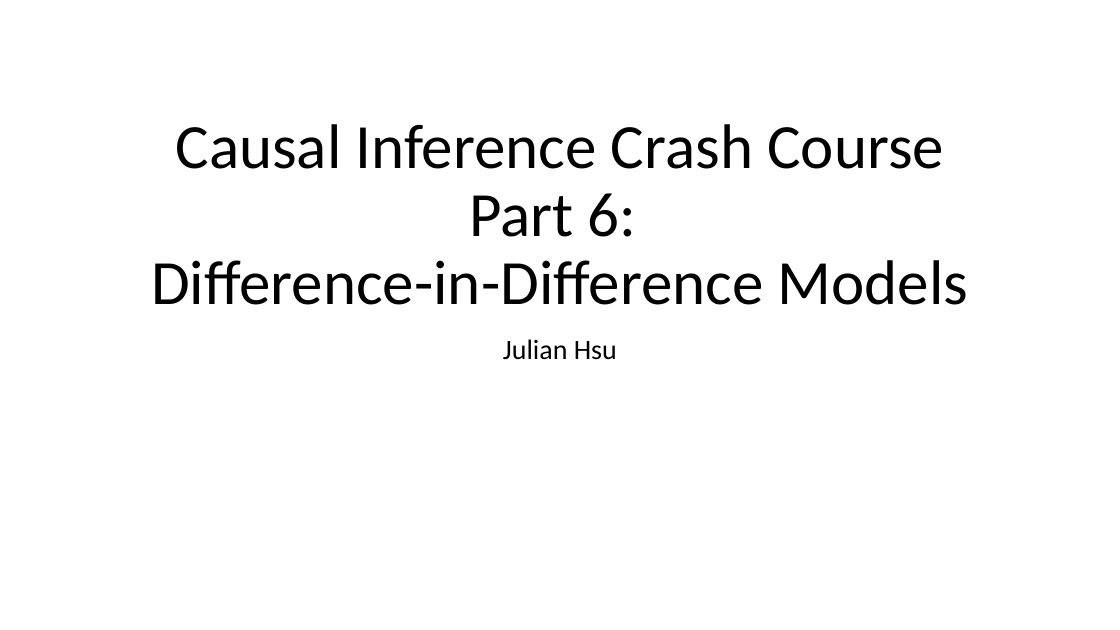
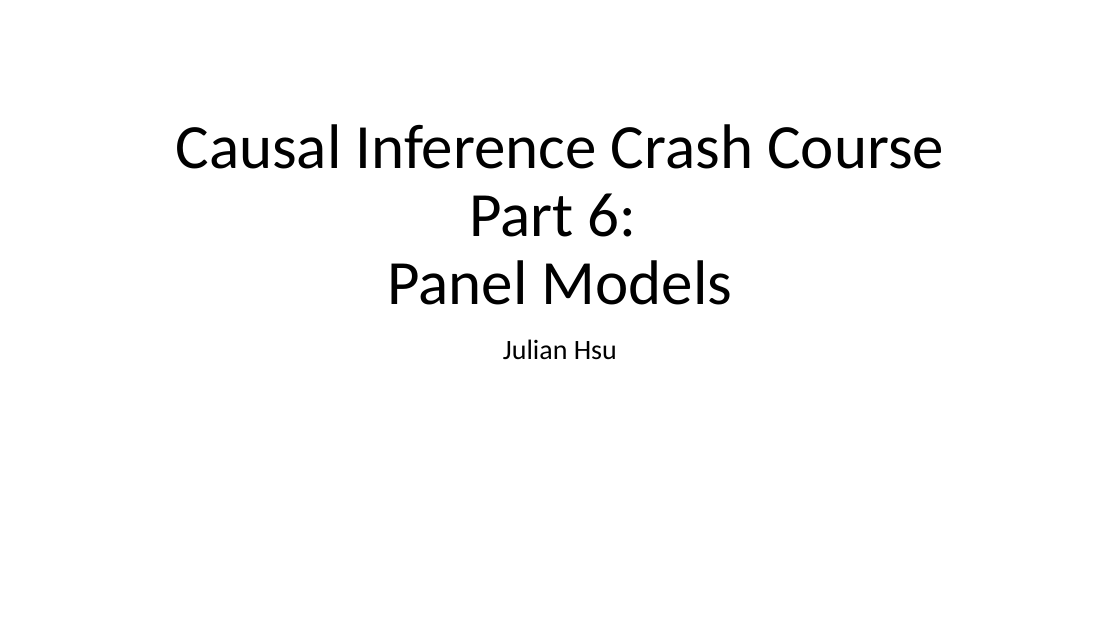
Before and after one commit to shoepaladin/causalinference_crashcourse, a slide deck: slide 1 of Powerpoints/6 DiffnDiff (WIP).pptx. Drawn at 1120x630 pixels with LibreOffice and Linux fonts; fonts in the diff are those of the drawing. Boxes give left, top, right and bottom in pixels: in the first picture for what was removed or moved away, otherwise in the second. Text is boxed around its words. In the diff, an @@ line names an element or a change of style, - is before the commit and + after.

Commit message:
Start Panel Slides

```diff
--- a/Powerpoints/6 DiffnDiff (WIP).pptx
+++ b/Powerpoints/6 DiffnDiff (WIP).pptx
@@ title at box(175, 124, 944, 305): text changed @@
-Causal Inference Crash Course Part 6:
-Difference-in-Difference Models
+Causal Inference Crash Course Part 6:
+Panel Models
```
Also in this commit, not shown: 1 other slide changed, 23 slides added, 3 other files.
